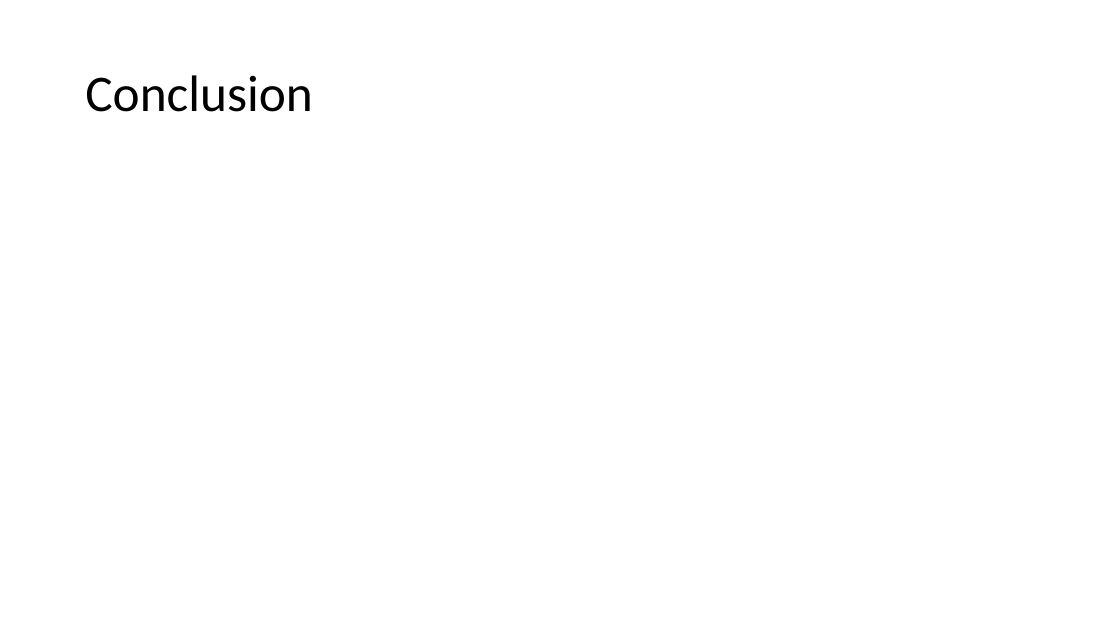
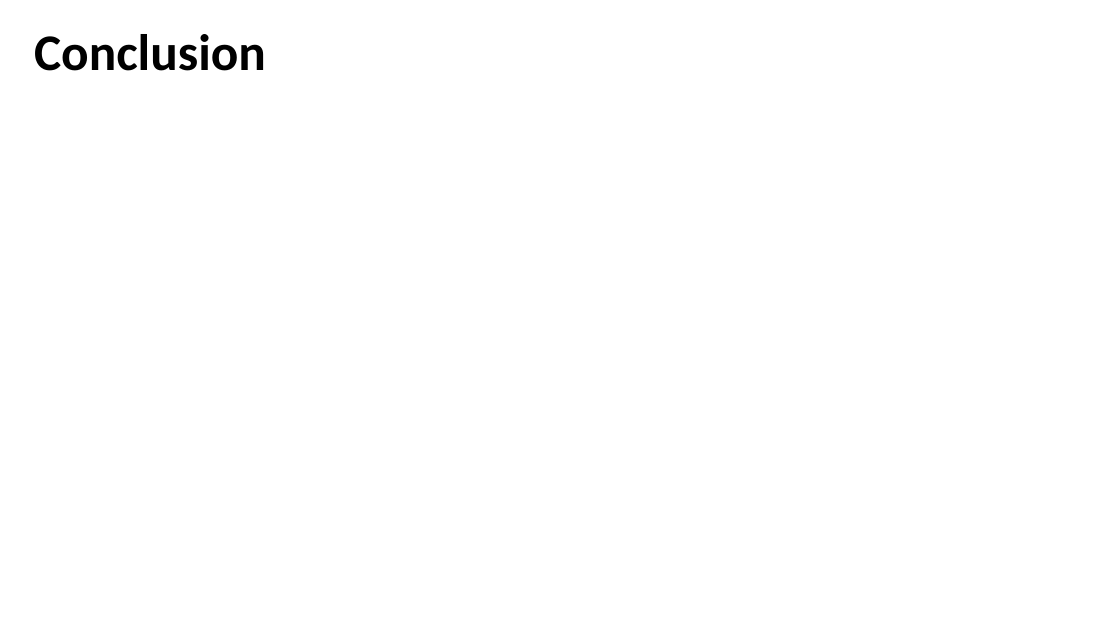
Before and after one commit to NikoRohr/DOE-YOLOv11, a slide deck: slide 10 of presentation.pptx (slide 8 before the commit). Drawn at 1120x630 pixels with LibreOffice and Linux fonts; fonts in the diff are those of the drawing. Boxes give left, top, right and bottom in pixels: in the first picture for what was removed or moved away, otherwise in the second. Text is boxed around its words. In the diff, an @@ line names an element or a change of style, - is before the commit and + after.

```diff
--- a/presentation.pptx
+++ b/presentation.pptx
@@ title "Conclusion": place and size @@
-title "Conclusion" at <box>85,75,313,112</box>
+title "Conclusion" at <box>34,34,266,71</box>
@@ title "Conclusion" at <box>34,34,266,71</box>: bold on @@
```
Also in this commit, not shown: 5 other slides changed, 4 slides added, 1 slide removed, 1 other file.
